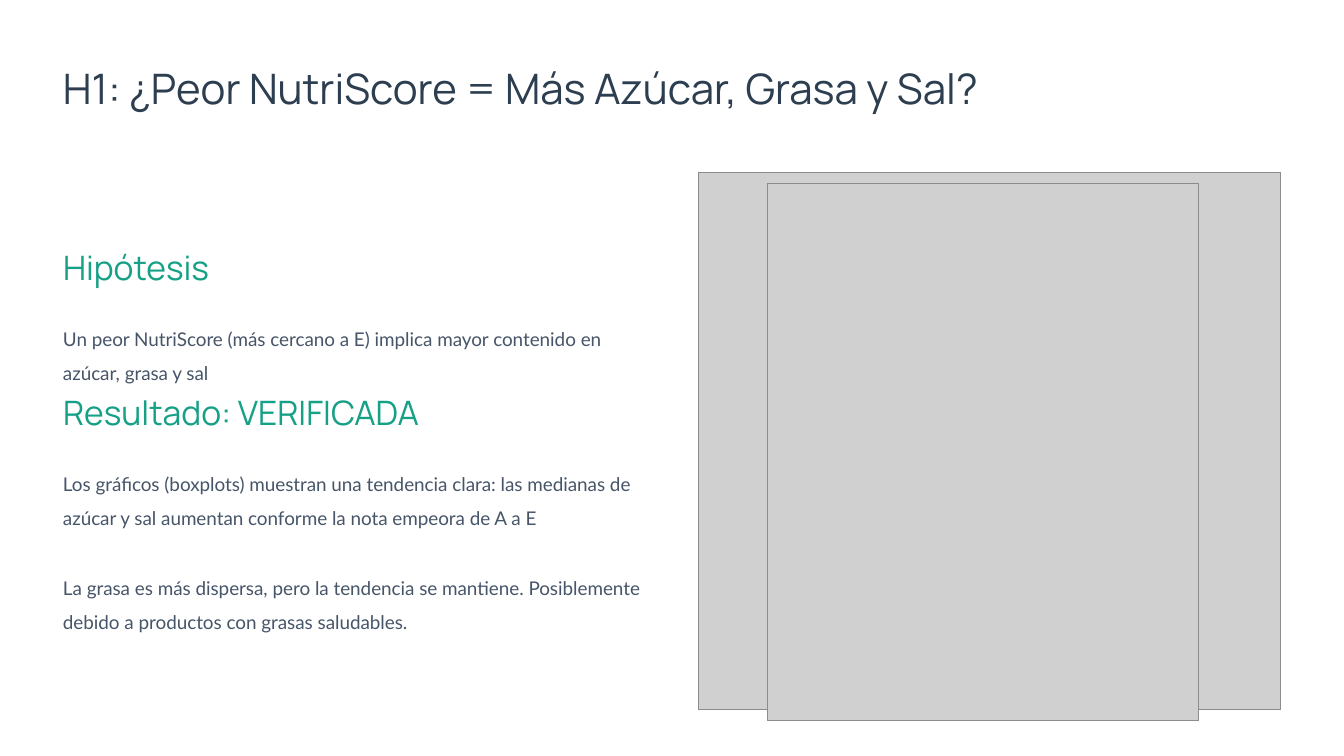
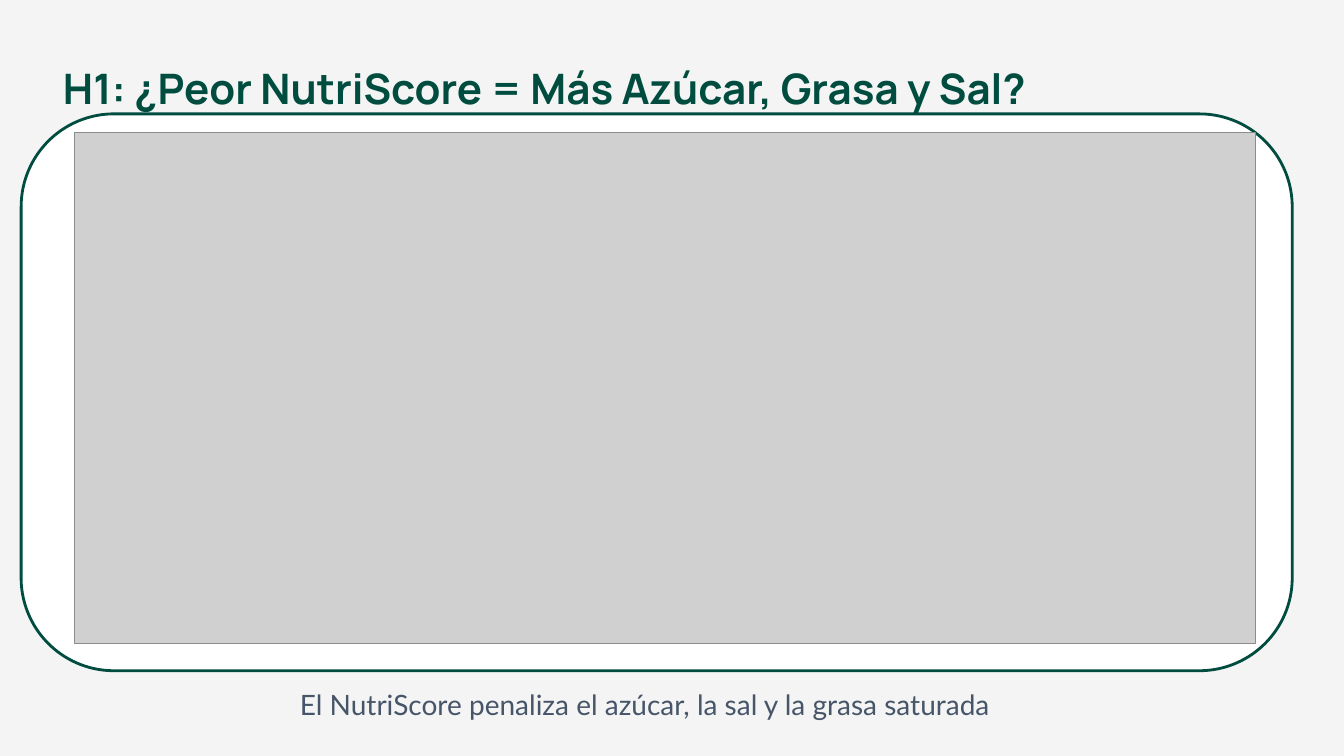
Before and after one commit to SergioMartinezRico/EDA_Nutriscore_NOVA, a slide deck: slide 8 of Análisis NutriScore vs NOVA.pptx. Drawn at 1344x756 pixels with LibreOffice and Linux fonts; fonts in the diff are those of the drawing; grey boxes stand for pictures. Boxes give left, top, right and bottom in pixels: in the first picture for what was removed or moved away, otherwise in the second. Text is boxed around its words. In the diff, an @@ line names an element or a change of style, - is before the commit and + after.

```diff
--- a/Análisis NutriScore vs NOVA.pptx
+++ b/Análisis NutriScore vs NOVA.pptx
@@ background #FFFFFF to #F4F4F4 @@
@@ text "H1: ¿Peor NutriScore = Más ..." at box(63, 70, 1026, 116): text colour #2C3E50 to #004D40, bold on @@
@@ rounded rectangle added at box(21, 114, 1293, 670), fill #FFFFFF, outline #004D40 2 pt @@
@@ picture added at box(75, 132, 1255, 643) @@
@@ picture removed at box(699, 172, 1281, 710) @@
@@ picture removed at box(767, 184, 1199, 721) @@
@@ text removed at box(63, 253, 209, 288) @@
-Hipótesis
@@ text removed at box(63, 331, 601, 384) @@
-Un peor NutriScore (más cercano a E) implica mayor contenido en azúcar, grasa y sal
@@ text removed at box(63, 400, 419, 426) @@
-Resultado: VERIFICADA
@@ text removed at box(63, 476, 631, 529) @@
-Los gráficos (boxplots) muestran una tendencia clara: las medianas de azúcar y sal aumentan conforme la nota empeora de A a E
@@ text removed at box(63, 581, 640, 633) @@
-La grasa es más dispersa, pero la tendencia se mantiene. Posiblemente debido a productos con grasas saludables.
@@ text added at box(300, 694, 989, 720), 20 pt, text #475569 @@
+El NutriScore penaliza el azúcar, la sal y la grasa saturada
```
Also in this commit, not shown: 14 other slides changed, 3 slides added, 3 slides removed.
